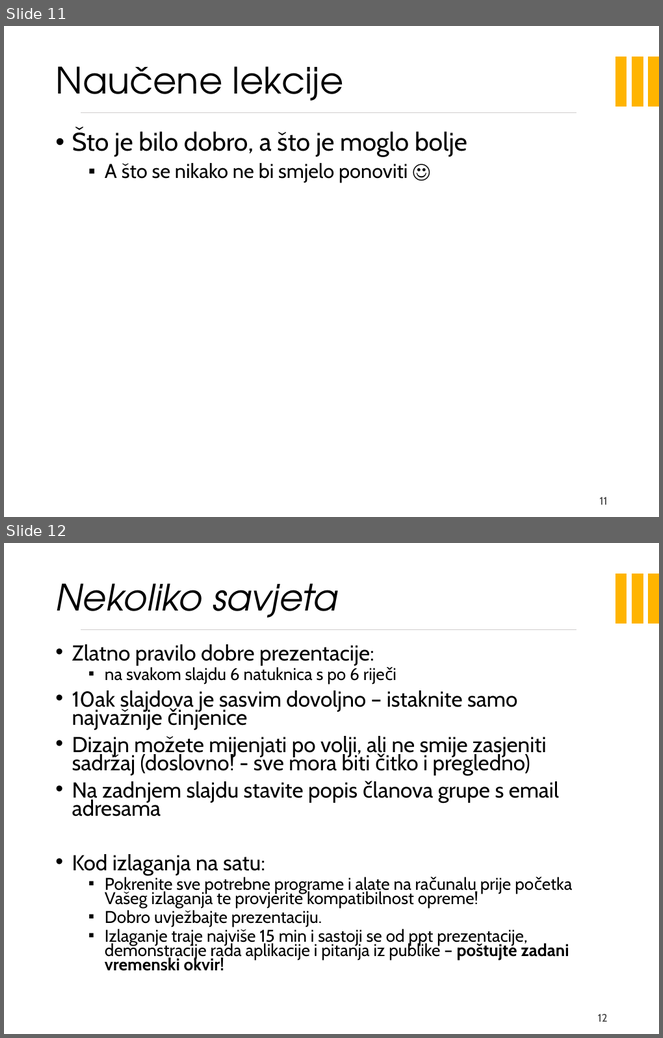
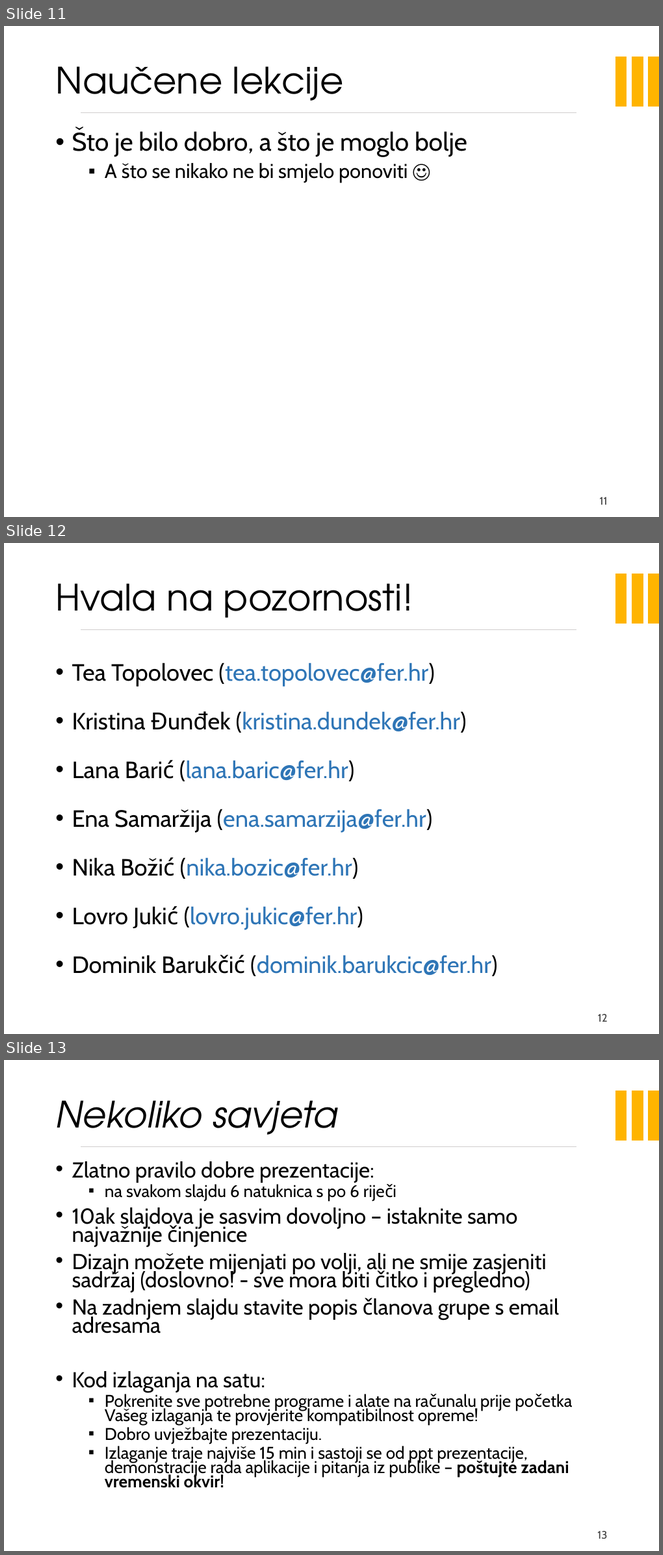
Before and after one commit to doms911/posterized, a slide deck: PROGI_2023_Posterized_prezentacija.pptx. Shown one above the other, each under a label of ours: slides 11 and 12 before the commit, slides 11, 12 and 13 after it. The pictures are 663x1038 and 663x1555 pixels, drawn with LibreOffice and Linux fonts; fonts in the diff are those of the drawing; background and template pictures are left out. Boxes give left, top, right and bottom in pixels: in the first picture for what was removed or moved away, otherwise in the second. Text is boxed around its words. In the diff, an @@ line names an element or a change of style, - is before the commit and + after.

```diff
--- a/PROGI_2023_Posterized_prezentacija.pptx
+++ b/PROGI_2023_Posterized_prezentacija.pptx
@@ slide 12 added at [4, 543, 659, 1034], background picture (left out); not listed: 4 template elements that a slide beside it also shows @@
@@ title added at [55, 583, 414, 618], 40 pt, text #000000 @@
+Hvala na pozornosti!
@@ text added at [72, 663, 498, 977], 25.9 pt, text #2E75B6 @@
+• Tea Topolovec (tea.topolovec@fer.hr)
+• Kristina Đunđek (kristina.dundek@fer.hr)
+• Lana Barić (lana.baric@fer.hr)
+• Ena Samaržija (ena.samarzija@fer.hr)
+• Nika Božić (nika.bozic@fer.hr)
+• Lovro Jukić (lovro.jukic@fer.hr)
+• Dominik Barukčić (dominik.barukcic@fer.hr)
@@ page number added at [598, 1014, 608, 1022], 12 pt, text #404040 @@
+12
@@ what was slide 12 is now slide 13 @@
@@ page number at [597, 1531, 607, 1539]: text changed @@
-12
+13
```
Also in this commit, not shown: 3 slides changed, 1 other slide added, 1 slide removed.
